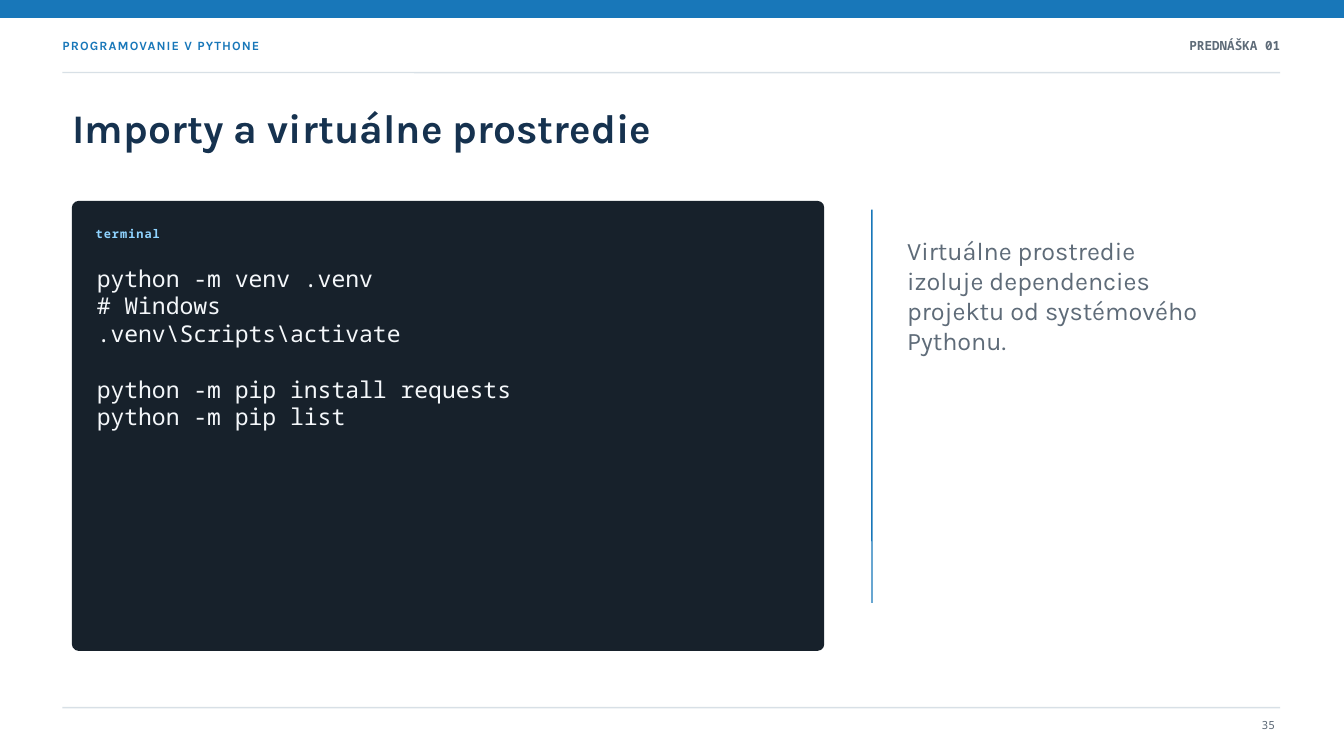
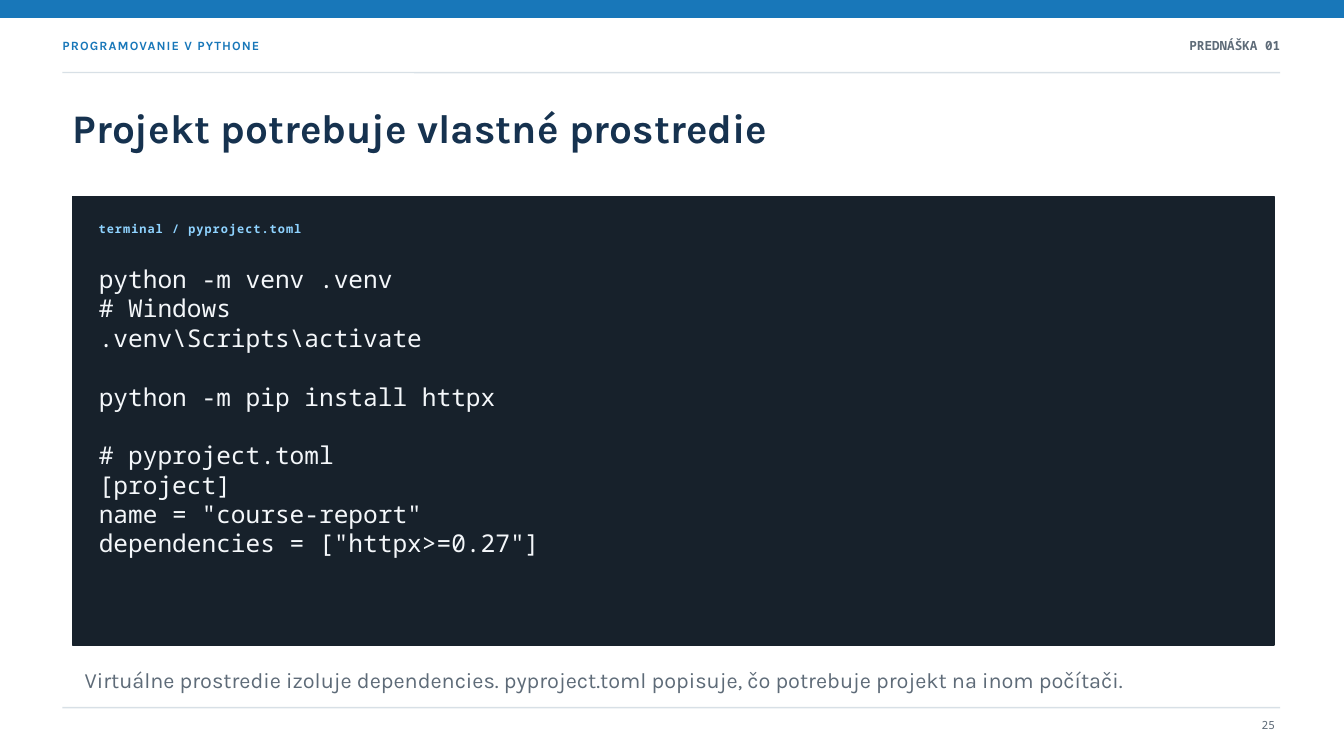
Before and after one commit to marek-horvath/python, a slide deck: slide 25 of presentations/01-uvod-ku-pythonu.sk.pptx (slide 35 before the commit). Drawn at 1344x756 pixels with LibreOffice and Linux fonts; fonts in the diff are those of the drawing. Boxes give left, top, right and bottom in pixels: in the first picture for what was removed or moved away, otherwise in the second. Text is boxed around its words. In the diff, an @@ line names an element or a change of style, - is before the commit and + after.

```diff
--- a/presentations/01-uvod-ku-pythonu.sk.pptx
+++ b/presentations/01-uvod-ku-pythonu.sk.pptx
@@ text at <box>73,111,767,153</box>: text changed @@
-Importy a virtuálne prostredie
+Projekt potrebuje vlastné prostredie
@@ rectangle: place and size @@
-rectangle at <box>73,202,824,650</box>
+rectangle at <box>73,197,1274,645</box>
@@ rectangle at <box>73,197,1274,645</box>: rounded rectangle to rectangle @@
@@ text at <box>99,224,301,236</box>: text changed @@
-terminal
+terminal / pyproject.toml
@@ line removed from (872, 210) to (872, 603) @@
@@ text at <box>99,269,422,353</box>: size 16.5 to 17.5 pt in "python -m venv .venv", "# Windows", ".venv\Scripts\activate" @@
@@ text removed at <box>907,241,1197,356</box> @@
-Virtuálne prostredie izoluje dependencies projektu od systémového Pythonu.
@@ text at <box>99,387,539,558</box>: text changed; size 16.5 to 17.5 pt @@
-python -m pip install requests
-python -m pip list
+python -m pip install httpx
+# pyproject.toml
+[project]
+name = "course-report"
+dependencies = ["httpx>=0.27"]
@@ text added at <box>85,671,1123,694</box>, 15.5 pt, text #5E6B78 @@
+Virtuálne prostredie izoluje dependencies. pyproject.toml popisuje, čo potrebuje projekt na inom počítači.
@@ text at <box>1262,721,1275,729</box>: text changed @@
-35
+25
```
Also in this commit, not shown: 15 other slides changed, 11 slides added, 23 slides removed, 2 other files.
